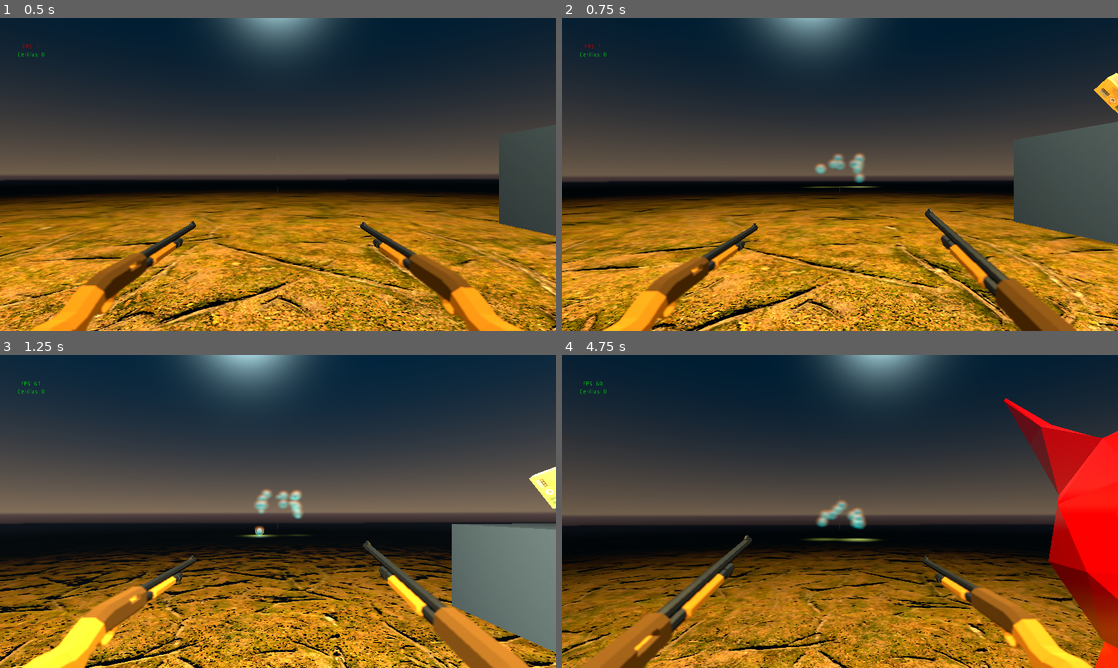
Above: before the commit, frames 1-4 (two rows, left to right).
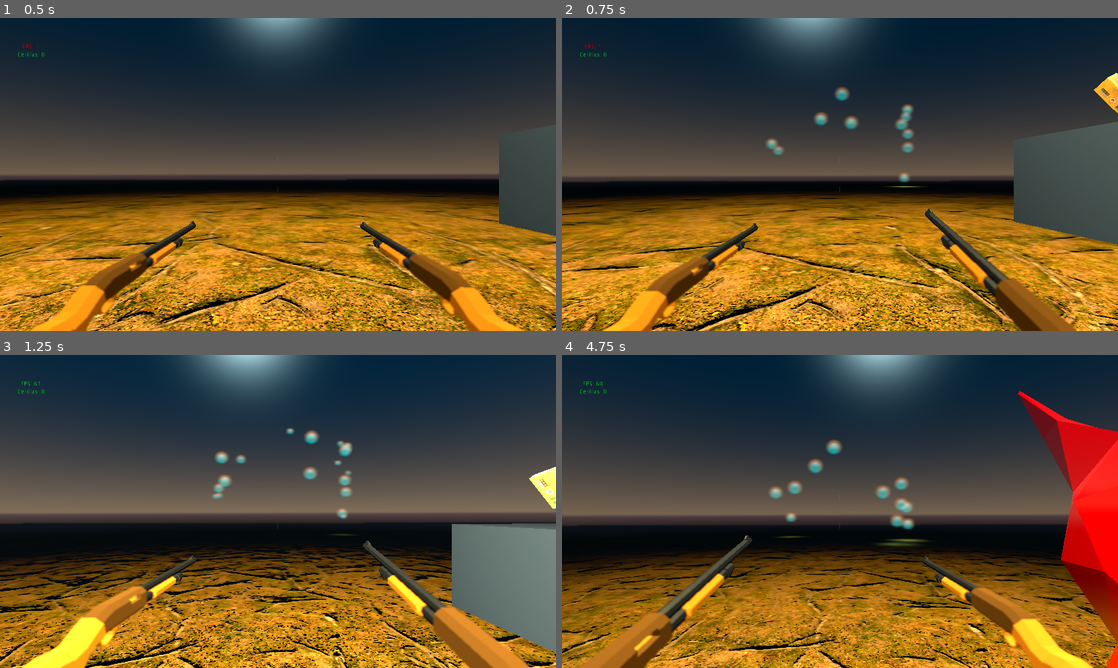
Above: after the commit, the same moments.

Repository: kaalenji/Vergara
Game: Godot game, scene res://scenes/s_main/S_Main.tscn
The game is run twice, just before and just after one commit, with the same random seed, the same clock (stepped at 60 frames per second) and the same inputs.
Inputs (mouse positions are in pixels of both pictures, inside the frame that each line leads up to):
- Up to frame 1 (0.5 s): no input
- Up to frame 2 (0.75 s): move the mouse to (867, 174) at 0.52 s; press the mouse at (867, 174) at 0.53 s; hold F (light_up) from 0.53 s (still down)
- Up to frame 3 (1.25 s): keep holding F (light_up); tap Space (move_jump) at 0.77 s
- Up to frame 4 (4.75 s): keep holding F (light_up); move the mouse to (812, 511) at 1.27 s; release the mouse at (812, 511) at 1.28 s; click (812, 511) at 1.35 s; tap Space (move_jump) at 1.52, 3.02, 3.77, 4.52 s; move the mouse to (851, 505) at 2.02 s; hold Shift (move_sprint) 2.03-2.78 s; click (851, 505) at 2.3 s; move the mouse to (834, 517) at 2.77 s; click (834, 517) at 2.85 s; move the mouse to (878, 514) at 3.52 s; press the mouse at (878, 514) at 3.53 s; move the mouse to (795, 508) at 4.27 s; release the mouse at (795, 508) at 4.28 s; tap Shift (move_sprint) at 4.35 s; click (795, 508) at 4.55 s

Frame 1 is identical in both runs. In frame 2, 1.1% of the frame differs, in the area x 36-66%, y 22-55%; in frame 3, 1.3%; in frame 4, 6.4%, in the area x 37-100%, y 11-100%.

Commit message:
Arreglo dispersión escopeta
Ya churula

Diff:
--- a/entities/player/canon.gd
+++ b/entities/player/canon.gd
@@ -48,8 +48,7 @@
 		var nodo_bala = bala.instance()
 		nodo_bala.translation = global_transform.origin
 		var sal = get_node("salida")
-		var desv = 0.0015*Vector3(cos((float(my_random_number1)/float(numProjectil))*2*PI),sin((float(my_random_number2)/float(numProjectil))*2*PI),0)
-		print(rot)
+		var desv = 0.005*Vector3(cos((float(my_random_number1)/float(numProjectil))*2*PI),sin((float(my_random_number2)/float(numProjectil))*2*PI),sin((float(my_random_number1)/float(numProjectil))*2*PI))
 		get_parent().get_parent().get_parent().get_parent().add_child(nodo_bala)
 		var dir = global_transform.origin + desv - sal.global_transform.origin
 		nodo_bala.v = dir * v
